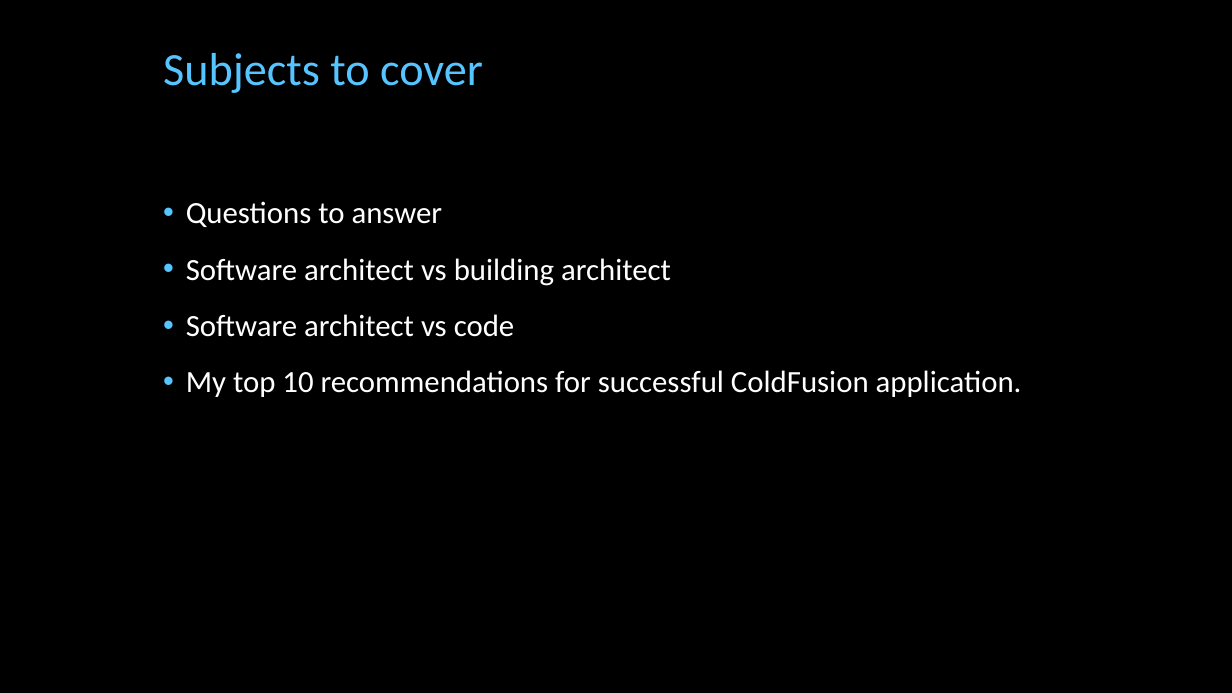
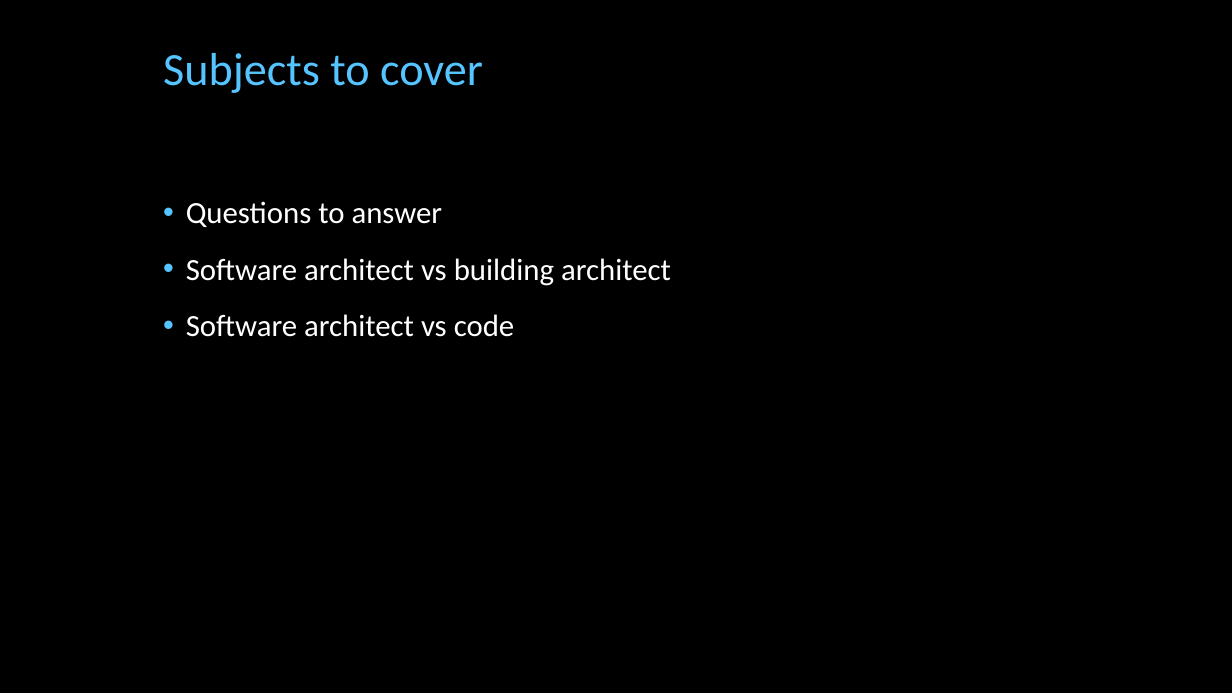
Before and after one commit to cfclick/CFSummit2016, a slide deck: slide 3 of powerpoint/architect/Architectural Perspective for ColdFusion Applications.pptx. Drawn at 1232x693 pixels with LibreOffice and Linux fonts; fonts in the diff are those of the drawing; background and template pictures are left out. Boxes give left, top, right and bottom in pixels: in the first picture for what was removed or moved away, otherwise in the second. Text is boxed around its words. In the diff, an @@ line names an element or a change of style, - is before the commit and + after.

```diff
--- a/powerpoint/architect/Architectural Perspective for ColdFusion Applications.pptx
+++ b/powerpoint/architect/Architectural Perspective for ColdFusion Applications.pptx
@@ text at (x1=186, y1=370, x2=1022, y2=397): paragraph removed @@
-• My top 10 recommendations for successful ColdFusion application.
```
Also in this commit, not shown: 4 other slides changed, 2 other files.
